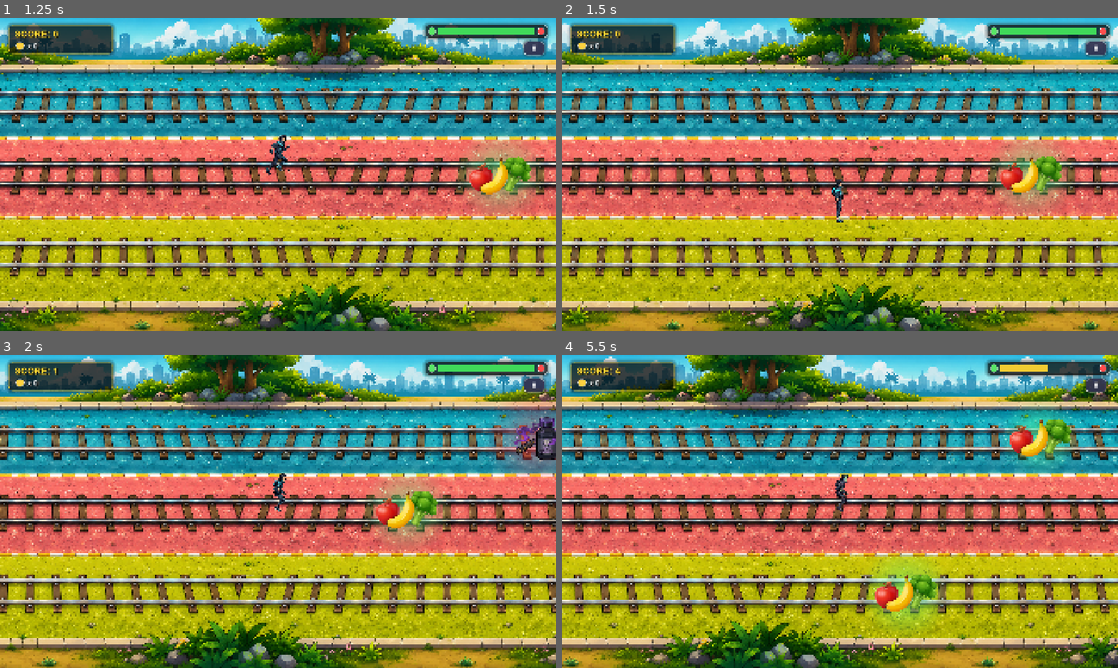
Above: before the commit, frames 1-4 (two rows, left to right).
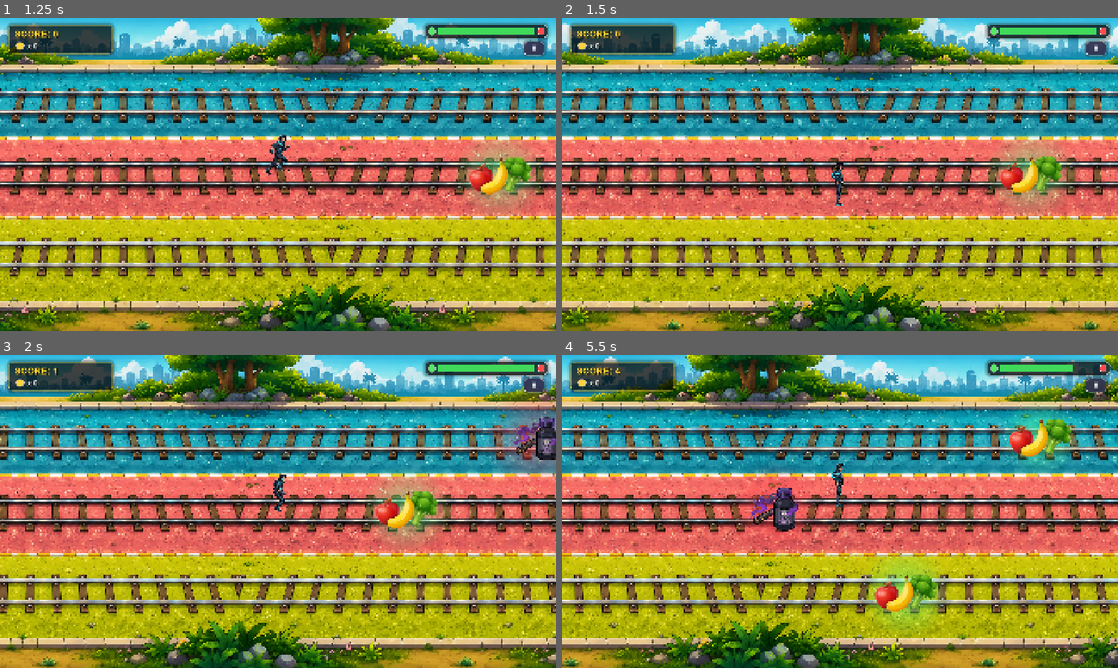
Above: after the commit, the same moments.

Repository: qabellox/Khotwa-Game
Game: Godot game, scene res://main.tscn
Same seed, same stepped clock (60 frames per second), same inputs: the game is played once before the commit and once after it.
Inputs (mouse positions are in pixels of both pictures, inside the frame that each line leads up to):
- Up to frame 1 (1.25 s): click "START" at 0.5 s
- Up to frame 2 (1.5 s): tap Enter at 1.25 s; move the mouse to (812, 237) at 1.27 s; hold Right (move_right) from 1.28 s (still down); tap Down (duck) at 1.35 s; click (812, 237) at 1.42 s
- Up to frame 3 (2 s): keep holding Right (move_right); tap Up (jump) at 1.52 s
- Up to frame 4 (5.5 s): move the mouse to (1006, 558) at 2.02 s; tap Tab at 2.1 s; tap Up (jump) at 2.27, 3.77, 4.52, 5.27 s; move the mouse to (673, 464) at 2.77 s; release Right (move_right) at 2.78 s; hold Left (move_left) 2.78-5.03 s; tap Enter at 2.85 s; move the mouse to (867, 511) at 3.52 s; tap Keypad Enter at 3.6 s; click (867, 511) at 3.67 s; move the mouse to (756, 433) at 4.27 s; tap Space at 4.35 s; move the mouse to (962, 495) at 5.02 s; hold Right (move_right) from 5.03 s (still down); tap Down (duck) at 5.1 s

Frame 1 is identical in both runs. In frame 2, 0.2% of the frame differs, in the area x 48-51%, y 46-66%; in frame 3, 0.1%; in frame 4, 1.6%, in the area x 31-92%, y 3-57%.

Commit message:
Smooth lane follow and cap scroll/visual speed
Replace the linear lane snap with a damped follow (rate 11, max 560 px/s). Cap track scroll and speed-line visuals at 640 px/s. Collision code is intentionally unchanged.

Diff:
--- a/khotwa/player.gd
+++ b/khotwa/player.gd
@@ -57,6 +57,9 @@
 @export var lane_positions: Array[float] = [290.0, 538.0, 816.0]
 
 @export var move_speed: float = 14.0
+
+const LANE_FOLLOW_RATE: = 11.0
+const MAX_LANE_SLIDE_SPEED: = 560.0
 
 @onready var sprite: Sprite2D = $Sprite
 @onready var game_manager: GameManager = get_node("../GameManager")
@@ -238,7 +241,9 @@
 
 
 
-	position.y = move_toward(position.y, target_y, move_speed * 60.0 * delta)
+	var remaining: = target_y - position.y
+	var eased: = remaining * (1.0 - exp(-LANE_FOLLOW_RATE * delta))
+	position.y += clampf(eased, -MAX_LANE_SLIDE_SPEED * delta, MAX_LANE_SLIDE_SPEED * delta)
 
 
 
--- a/khotwa/speed_lines.gd
+++ b/khotwa/speed_lines.gd
@@ -8,6 +8,8 @@
 const LINE_COUNT: = 20
 const VIEW_W: = 1920.0
 const SPAWN_W: = VIEW_W + 800.0
+
+@export var visual_speed_cap: = 640.0
 
 @onready var game_manager: GameManager = get_node("../GameManager")
 
@@ -24,7 +26,7 @@
 func _process(delta: float) -> void :
 	if game_manager.state != GameManager.GameState.RUNNING:
 		return
-	var speed: float = game_manager.game_speed
+	var speed: float = minf(game_manager.game_speed, visual_speed_cap)
 	for i in range(LINE_COUNT):
 		_xs[i] -= speed * 1.6 * delta
 		if _xs[i] < -400.0:
@@ -33,7 +35,7 @@
 
 
 func _draw() -> void :
-	var speed: float = game_manager.game_speed
+	var speed: float = minf(game_manager.game_speed, visual_speed_cap)
 	var line_len: = clampf(24.0 + speed * 0.04, 24.0, 96.0)
 	var alpha: = clampf(0.1 + speed / 2600.0, 0.1, 0.3)
 	var width: = clampf(1.0 + speed / 900.0, 1.0, 2.5)
--- a/khotwa/track.gd
+++ b/khotwa/track.gd
@@ -8,6 +8,7 @@
 const VIEW_WIDTH: = 1920.0
 const VIEW_HEIGHT: = 1080.0
 const TRACK_TEXTURE: = "res://assets/railway.png"
+@export var scroll_speed_cap: = 640.0
 
 const SCROLL_SHADER: = "\r\nshader_type canvas_item;\r\n\r\nuniform float scroll;\r\nuniform float tile_w;\r\n\r\nvoid  …(275 unchanged characters)…
 
@@ -67,5 +68,5 @@
 	if _texture == null or game_manager.state != GameManager.GameState.RUNNING:
 		return
 
-	_scroll = fmod(_scroll + game_manager.game_speed * delta * _scroll_per_px, 1.0)
+	_scroll = fmod(_scroll + minf(game_manager.game_speed, scroll_speed_cap) * delta * _scroll_per_px, 1.0)
 	_material.set_shader_parameter("scroll", _scroll)
